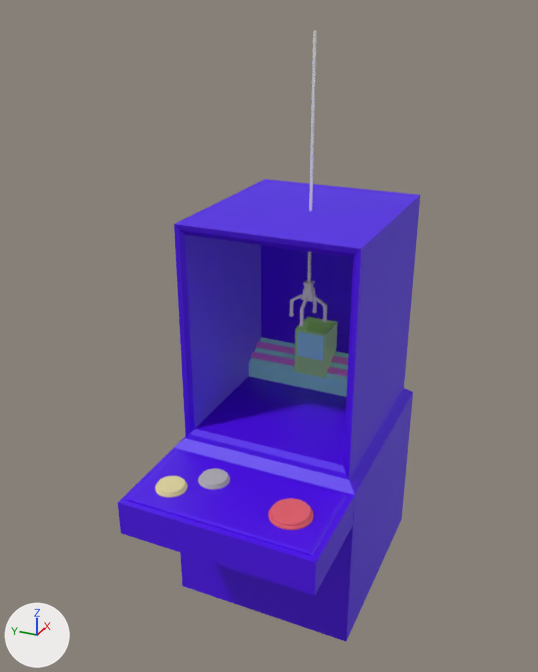
Two versions of the Blender file claw machine.blend, one commit apart.
Rendered twice from a 50 mm camera at (-3.69, -1.47, 2.55) aimed at (-0.23, 0.09, 0.82). The lights are fixed; the arrows at lower left show +X, +Y and +Z.

The first picture shows 'braç 1', 'braç 3', 'braç 4', 'button exit', 'caisse', 'caisse verre', 'help base', 'machine', 'pente', 'pince', 'rails'.
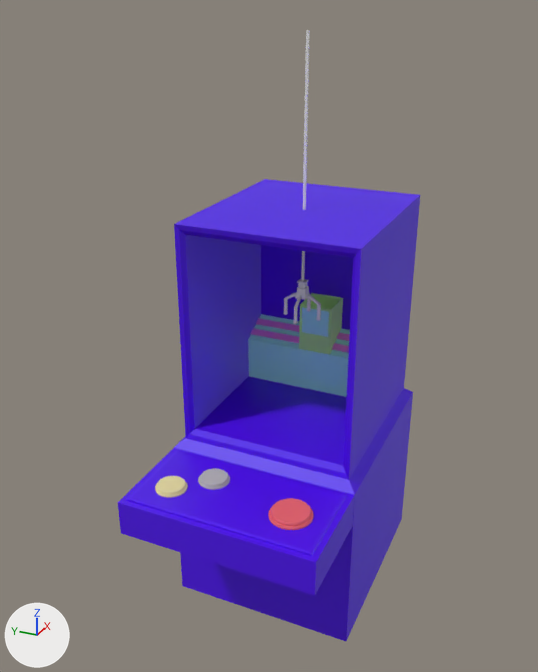
Pixel boxes (x1, y1, x2, y2) of what changed, in the pictures (538 x 672 px; the box of a moved part takes in the faces that stretch with it):
'pente', reshaped, moved: before (249, 337, 349, 397); after (248, 314, 350, 397)
'caisse', moved: before (294, 317, 338, 378); after (299, 293, 343, 355)
'pince', moved: before (301, 31, 317, 302); after (295, 30, 310, 300)
'rails', moved: before (251, 341, 348, 377); after (251, 318, 350, 353)
'caisse verre', moved: before (297, 332, 324, 361); after (302, 307, 329, 337)
'braç 3', moved: before (313, 296, 327, 323); after (307, 295, 321, 321)
'braç 1', moved: before (299, 298, 308, 326); after (293, 296, 302, 324)
'braç 4', moved: before (289, 294, 302, 317); after (283, 293, 296, 315)
'braç 2', moved: before (312, 295, 317, 313); after (307, 294, 311, 312)
part 1 of me_cube_002, moved or reshaped: before (249, 363, 346, 383); after (248, 340, 348, 383)

The edits, one by one:
me_cube_002 has 37 vertices, 16 faces, 1 loose edge and spans x -0.1..0.1, y -0.806..0.1, z -0.1..0.1.
me_cube_002 is used by ob_pente; location (0.351, 0.352, 0.365).
Before the commit, vertices of me_cube_002: 0 (-0.1, -0.806, -0.1), 2 (-0.1, 0.1, -0.1) at pixel (248, 376), 4 (0.1, -0.806, -0.1), 6 (0.1, 0.1, -0.1), 8 (-0.1, -0.353, -0.1) at pixel (312, 389).
Part 1, on me_cube_002:
Vertices 0, 2, 4, 6, 8 of me_cube_002 move by (0.0, 0.0, -0.315).
Object 'caisse' (ob_caisse) moves from (0.351, 0.252, 0.365) to (0.351, 0.223, 0.533).
Object 'caisse verre' (ob_caisse_verre) moves from (0.474, 0.258, 0.375) to (0.474, 0.229, 0.543).
Object 'pente' (ob_pente) moves from (0.351, 0.352, 0.365) to (0.351, 0.352, 0.533).
Object 'rails' (ob_rails) moves from (0.351, 0.352, 0.365) to (0.351, 0.352, 0.533).
Object 'pince' (ob_pince) moves from (0.032, -0.042, 1.0) to (0.04, -0.001, 1.0).
Object 'braç 1' (ob_braç_1) moves from (0.032, -0.042, 1.0) to (0.04, -0.001, 1.0).
Object 'braç 2' (ob_braç_2) moves from (0.032, -0.042, 1.0) to (0.04, -0.001, 1.0).
Object 'braç 4' (ob_braç_4) moves from (0.032, -0.042, 1.0) to (0.04, -0.001, 1.0).
Object 'braç 3' (ob_braç_3) moves from (0.032, -0.042, 1.0) to (0.04, -0.001, 1.0).
